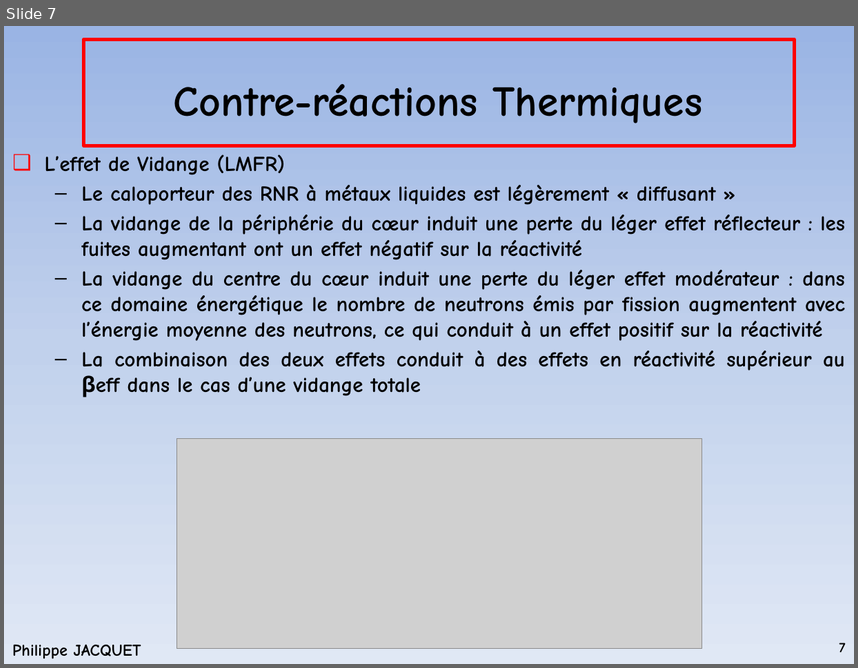
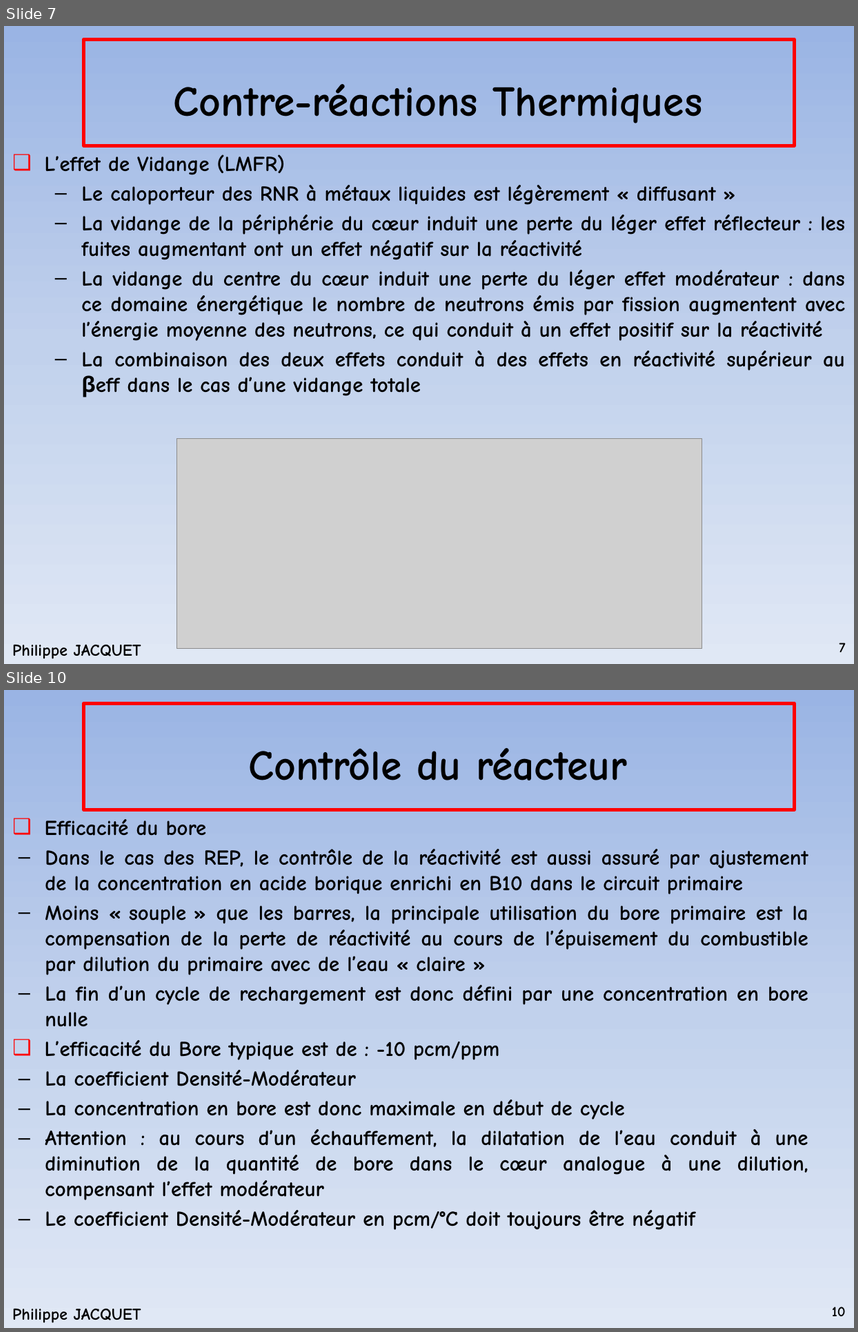
Before and after one commit to phjacquet/physor-smr-cnam, a slide deck: Cours2.pptx. Shown one above the other, each under a label of ours: slide 7 before the commit, slides 7 and 10 after it; the slides between them are not shown. The pictures are 858x668 and 858x1332 pixels, drawn with LibreOffice and Linux fonts; fonts in the diff are those of the drawing; grey boxes stand for pictures; background and template pictures are left out. Boxes give left, top, right and bottom in pixels: in the first picture for what was removed or moved away, otherwise in the second. Text is boxed around its words. In the diff, an @@ line names an element or a change of style, - is before the commit and + after.

Commit message:
Cours 2 : sans fichiers dragon

```diff
--- a/Cours2.pptx
+++ b/Cours2.pptx
@@ slide 10 added at (x1=4, y1=690, x2=854, y2=1328), background gradient #9AB5E4 to #C2D1ED to #E1E8F5; not listed: 2 template elements that a slide beside it also shows @@
@@ title added at (x1=248, y1=748, x2=627, y2=780), 36 pt, text #000000, bold @@
+Contrôle du réacteur
@@ text added at (x1=45, y1=819, x2=809, y2=1230), 18 pt, text #000000, bold @@
+  ❑ Efficacité du bore
+  – Dans le cas des REP, le contrôle de la réactivité est aussi assuré par ajustement de la concentration en acide borique enrichi en B10 dans le circuit primaire
+  – Moins « souple » que les barres, la principale utilisation du bore primaire est la compensation de la perte de réactivité au cours de l’épuisement du combustible par dilution du primaire avec de l’eau « claire »
+  – La fin d’un cycle de rechargement est donc défini par une concentration en bore nulle
+  ❑ L’efficacité du Bore typique est de : -10 pcm/ppm
+  – La coefficient Densité-Modérateur
+  – La concentration en bore est donc maximale en début de cycle
+  – Attention : au cours d’un échauffement, la dilatation de l’eau conduit à une diminution de la quantité de bore dans le cœur analogue à une dilution, compensant l’effet modérateur
+  – Le coefficient Densité-Modérateur en pcm/°C doit toujours être négatif
@@ page number added at (x1=832, y1=1306, x2=846, y2=1316), 12 pt, text #000000, bold @@
+10
```
Also in this commit, not shown: 2 slides changed, 1 other slide added, 1 slide removed, 10 other files.
